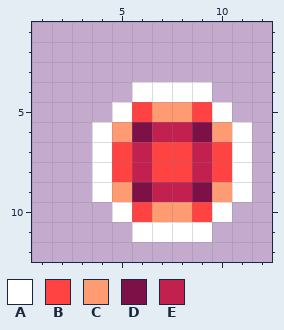
Pixel-art file: resources/textures/projectiles/normal.aseprite. This is how it looked before the edit.
16x16 pixels, 1 frame. Shown: x 1..12, y 1..12.
Palette (. is transparent): A #ffffff  B #ff4343  C #ff9b73  D #7d1047  E #c2214f
Pixels before, first column x 4:
 4 ..AAAA..
 5 .ABCCBA.
 6 ACDEEDCA
 7 ABEBBEBA
 8 ABEBBEBA
 9 ACDEEDCA
10 .ABCCBA.
11 ..AAAA..
Now the later version:
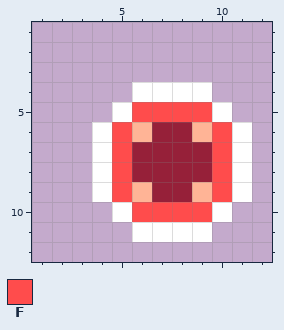
Colours new in this view: F #ff4c4c
Difference:
{"colour":"D","old":"#7d1047","new":"#ffb496"}
{"colour":"E","old":"#c2214f","new":"#962039"}
{"y":5,"x":6,"old":"BCCB","new":"FFFF"}
{"y":6,"x":5,"old":"C","new":"F"}
{"y":6,"x":10,"old":"C","new":"F"}
{"y":7,"x":5,"old":"B","new":"F"}
{"y":7,"x":7,"old":"BB","new":"EE"}
{"y":7,"x":10,"old":"B","new":"F"}
{"y":8,"x":5,"old":"B","new":"F"}
{"y":8,"x":7,"old":"BB","new":"EE"}
{"y":8,"x":10,"old":"B","new":"F"}
{"y":9,"x":5,"old":"C","new":"F"}
{"y":9,"x":10,"old":"C","new":"F"}
{"y":10,"x":6,"old":"BCCB","new":"FFFF"}
{"label":"changed","picture_box":[112,102,232,222]}
